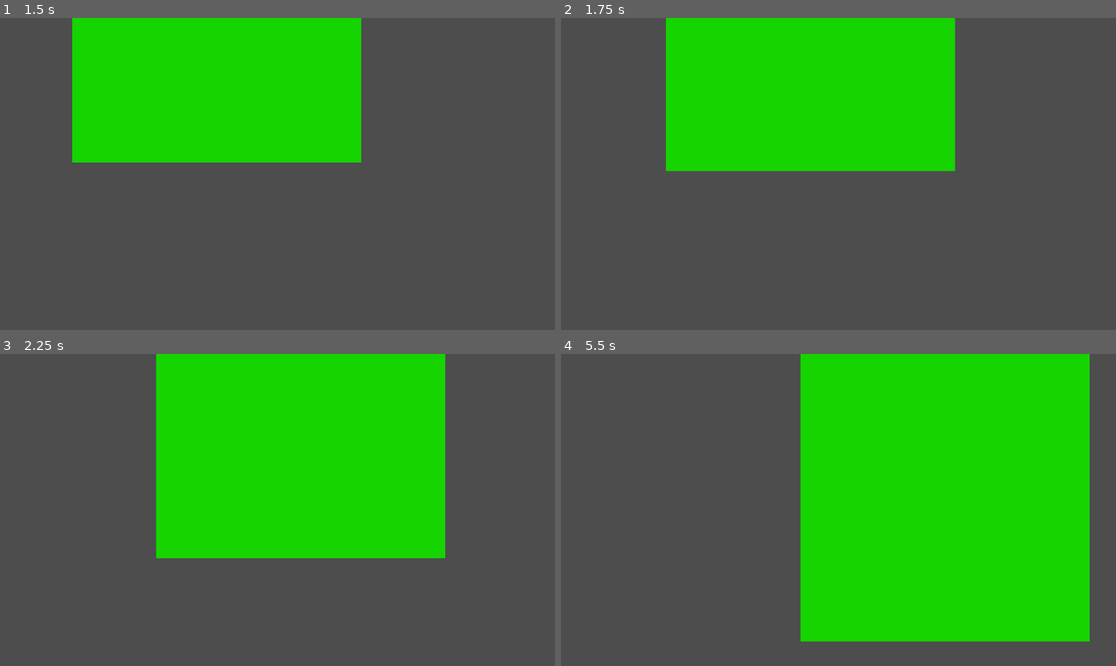
Above: before the commit, frames 1-4 (two rows, left to right).
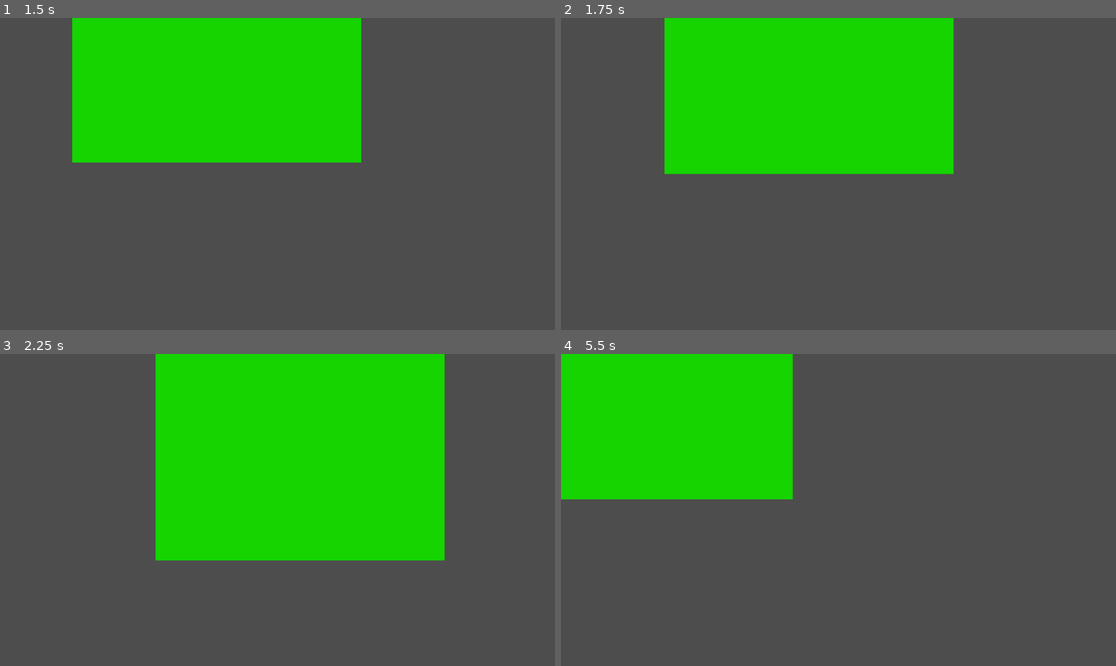
Above: after the commit, the same moments.

Repository: Mapachana/GlobalGameJam2024
Game: Godot game, scene res://escenas/personajes.tscn
Two runs of this game, one before a commit and one after it. Both use one fixed random seed, a clock stepped at 60 frames per second and the inputs below.
Inputs (mouse positions are in pixels of both pictures, inside the frame that each line leads up to):
- Up to frame 1 (1.5 s): move the mouse to (399, 158) at 0.52 s; click (399, 158) at 0.67 s; move the mouse to (166, 189) at 1.27 s; click (166, 189) at 1.42 s
- Up to frame 2 (1.75 s): no input
- Up to frame 3 (2.25 s): move the mouse to (333, 441) at 2.02 s; click (333, 441) at 2.17 s
- Up to frame 4 (5.5 s): move the mouse to (810, 572) at 2.77 s; click (810, 572) at 2.92 s; move the mouse to (1005, 556) at 3.52 s; click (1005, 556) at 3.67 s; move the mouse to (672, 463) at 4.27 s; click (672, 463) at 4.42 s; move the mouse to (866, 510) at 5.02 s; click (866, 510) at 5.17 s

Frame 1 is identical in both runs. In frame 2, 0.9% of the frame differs, in the area x 18-72%, y 0-51%; in frame 3, 0.5%; in frame 4, 68%, in the area x 0-96%, y 0-93%.

Commit message:
Mejoro personajes #1 #3

Diff:
--- a/escenas/personajes.gd
+++ b/escenas/personajes.gd
@@ -2,28 +2,31 @@
 
 
 const SPEED = 300.0
+const VELOCIDAD_GIRO = 10.0
+const RADIO = 10000
+const DISTANCIA_CAMBIO = 20
+const TIEMPO_MAX_INFECTADO = 10
 
 @export var puntos: PackedVector2Array
 
 var target_index
-var infectado
-var radio
-var velocidad_giro
+@export var infectado: bool
 var angulo
 var muerto
 var temporizador
-var tiempo_max_infectado
+var puntos_vuelta
+
 
 
 func _ready():
 	target_index = 0
-	infectado = false
-	radio = 1000000
-	velocidad_giro = 10
+	# infectado = false
 	angulo = 0
 	muerto = false
 	temporizador = 0
-	tiempo_max_infectado = 10
+
+	asignar_puntos_vuelta()
+
 
 func _physics_process(delta):
 
@@ -31,17 +34,17 @@
 
 	if !muerto:
 		if (!infectado):
-			target = puntos[target_index]
+			target = puntos_vuelta[target_index]
 
-			if (position.distance_to(target) < 1) and (target_index < (puntos.size()-1)) :
-				print("YA")
+			if position.distance_to(target) < 10 :
+				print("CAMBIO RUMBO")
 				print(position.distance_to(target))
-				target_index += 1
-				target = puntos[target_index]
+				target_index = fmod(target_index+1, puntos_vuelta.size())
+				target = puntos_vuelta[target_index]
 
 		else:
-			angulo = fmod(angulo + (velocidad_giro * delta), 2 * PI)
-			target = Vector2(cos(angulo), sin(angulo))*radio
+			angulo = fmod(angulo + (VELOCIDAD_GIRO * delta), 2 * PI)
+			target = Vector2(cos(angulo), sin(angulo))*RADIO
 
 		velocity = (target - position).normalized() * SPEED
 		move_and_slide()
@@ -49,15 +52,28 @@
 		if infectado:
 			temporizador += delta
 
-			if temporizador >= tiempo_max_infectado:
+			if temporizador >= TIEMPO_MAX_INFECTADO:
 				muerto = true;
+				print("ME MUERO")
 
 
 func _on_area_2d_body_entered(body):
-	if !muerto and body.infectado:
+	if body != self:
+		print("ENTRO EN AREAAAAAA")
+
+	if body != self and !muerto and body.infectado:
 		# Me infecto yo
-		self.infectado = true;
+		print("ME INFECTO")
+		infectado = true;
 
 		# Si al infectarme yo hay otros cerca mia, los infecto
 		for bodies in $Area2D.get_overlapping_bodies(): #This one SHOULD get all the bodies in the area.
 			bodies.infectado = true;
+
+func asignar_puntos_vuelta():
+	puntos_vuelta = puntos;
+
+	for i in range(puntos.size() - 2, 0, -1):
+		puntos_vuelta.append(puntos[i])
+
+	print(puntos_vuelta)
--- /dev/null
+++ b/escenas/testpersonajes.gd
@@ -0,0 +1,12 @@
+extends Node
+
+
+# Called when the node enters the scene tree for the first time.
+func _ready():
+	$Camera2D.current = true
+	pass # Replace with function body.
+
+
+# Called every frame. 'delta' is the elapsed time since the previous frame.
+func _process(delta):
+	pass
--- /dev/null
+++ b/escenas/testpersonajes.tscn
@@ -0,0 +1,24 @@
+[gd_scene load_steps=2 format=3 uid="uid://cwo1t2hoperdk"]
+
+[ext_resource type="PackedScene" uid="uid://bfy0n0xf8xlch" path="res://escenas/personajes.tscn" id="1_3dvat"]
+
+[node name="Node2D" type="Node2D"]
+
+[node name="Camera2D" type="Camera2D" parent="."]
+position = Vector2(575, 318)
+
+[node name="CharacterBody2D" parent="." instance=ExtResource("1_3dvat")]
+position = Vector2(52, 52)
+scale = Vector2(0.25, 0.25)
+puntos = PackedVector2Array(52, 52, 100, 200, 800, 300, 0, 0)
+infectado = true
+
+[node name="CharacterBody2D2" parent="." instance=ExtResource("1_3dvat")]
+position = Vector2(1168, 55)
+scale = Vector2(0.25, 0.25)
+puntos = PackedVector2Array(1168, 55, 500, 300, 500, 200, 4, 52, 900, 30)
+
+[node name="CharacterBody2D3" parent="." instance=ExtResource("1_3dvat")]
+position = Vector2(570, 547)
+scale = Vector2(0.25, 0.25)
+puntos = PackedVector2Array(570, 547, 600, 50)
